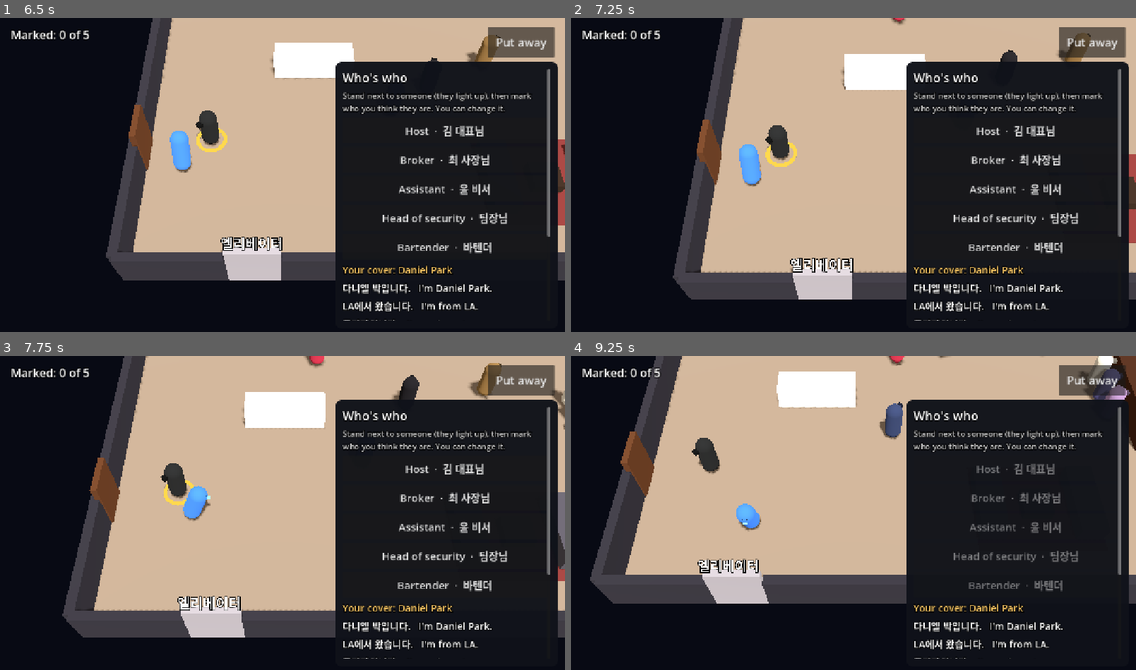
Above: before the commit, frames 1-4 (two rows, left to right).
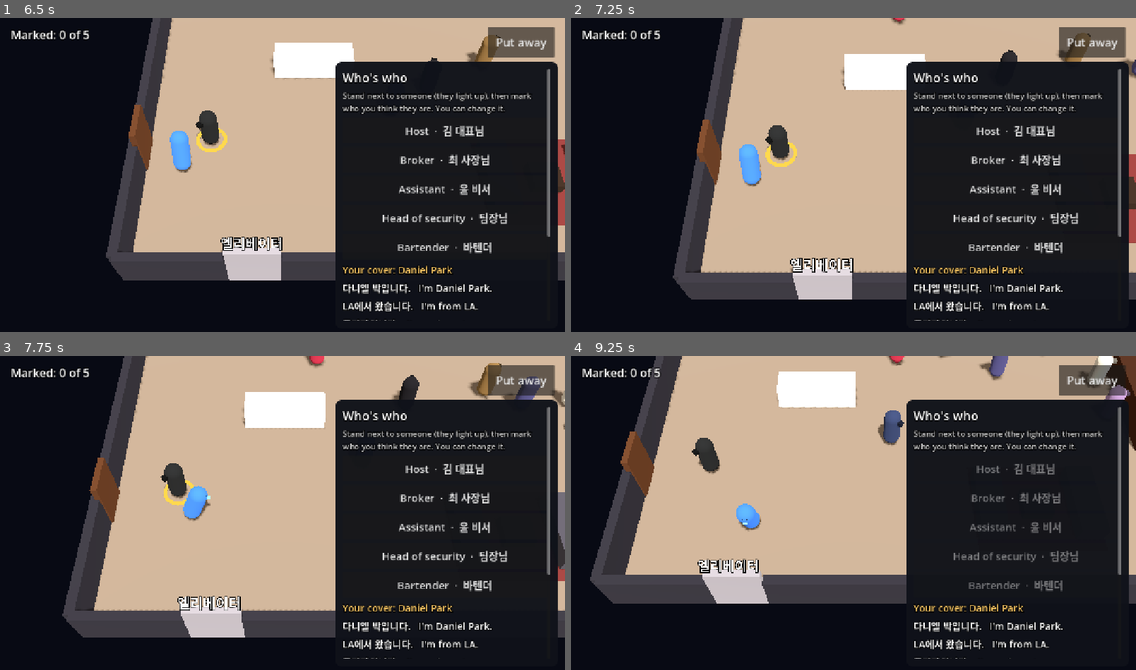
Above: after the commit, the same moments.

Repository: Kopus123/tal
Game: Godot game, scene res://gala.tscn
Two runs of this game, one before a commit and one after it. Both use one fixed random seed, a clock stepped at 60 frames per second and the inputs below. This scene is started directly instead of the project's main scene.
Inputs (mouse positions are in pixels of both pictures, inside the frame that each line leads up to):
- Up to frame 1 (6.5 s): click "Phone" at 0.5 s; move the mouse to (254, 240) at 1.27 s; hold W 1.28-2 s; click (254, 240) at 1.42 s; drag from (452, 225) to (254, 240) at 2.02 s; move the mouse to (113, 127) at 2.77 s; hold A 2.78-3.5 s; drag from (310, 178) to (113, 127) at 3.52 s; move the mouse to (197, 96) at 4.27 s; hold S 4.28-5 s; drag from (406, 162) to (197, 96) at 5.02 s; move the mouse to (169, 193) at 5.77 s; hold W from 5.78 s (still down); click (169, 193) at 5.92 s
- Up to frame 2 (7.25 s): release W at 6.5 s; drag from (910, 105) to (740, 193) at 6.52 s
- Up to frame 3 (7.75 s): move the mouse to (254, 578) at 7.27 s; hold D from 7.28 s (still down)
- Up to frame 4 (9.25 s): release D at 8 s; drag from (1023, 563) to (825, 578) at 8.02 s; move the mouse to (684, 465) at 8.77 s; hold S from 8.78 s (still down)

Frame 1 is identical in both runs. In frame 2, less than 0.1% of the frame differs, in the area x 96-100%, y 12-20%; in frame 3, 0.3%; in frame 4, 0.8%, in the area x 54-99%, y 0-29%.

Commit message:
Spy box 1.3.0: doubt in steps (curious looks you over, doubtful walks over to check you, alarmed tells security); guests-only small talk fixes silent host/broker lines
Co-Authored-By: Claude Opus 5.5 <noreply@anthropic.com>

Diff:
--- a/spy/gala.gd
+++ b/spy/gala.gd
@@ -47,7 +47,7 @@
 	"g_invited": ["저 분, 김 대표님이 초대하셨대요.", "CEO Kim invited him, apparently."],
 	"g_parents": ["저 분, 부모님이 부산 분이시래요.", "His parents are from Busan, apparently."],
 	"g_korean": ["저 분, 한국어 잘 못한대요.", "His Korean isn't good, apparently."], "g_twice": ["저 분, 두 번 왔대요.", "He's been here twice, apparently."],
-	"g_odd": ["저 분, 좀 이상해요.", "That man's a bit odd."], "r_really": ["아, 그래요?", "Oh, really?"],
+	"g_odd": ["저 분, 좀 이상해요.", "That man's a bit odd."], "al_sec": ["팀장님, 저 분 좀 보세요.", "Team leader, keep an eye on that man."], "r_really": ["아, 그래요?", "Oh, really?"],
 }
 const CHECK := {   # "I heard you're…?": they check what someone told them
 	"name": "다니엘 박 씨라고요?", "from": "LA에서 오셨다고요?", "job": "투자자시라고요?", "stay": "일주일 계신다고요?",
@@ -250,8 +250,8 @@
 	var tag := _sign("", 30, Vector3(0, -0.15, 0), b); tag.modulate = Color(1, 0.85, 0.3); tag.visible = false
 	var role := id if id in ROLES else "guest"
 	var p := {"id": id, "role": role, "body": b, "look": look, "audio": au, "ko": ko, "tag": tag, "spot": "", "slot": -1,
-		"timer": randf_range(2.0, 12.0), "veer": 0.0, "veer_t": 0.0, "busy": false, "leaving": false, "gone": false, "glance": 0.0,
-		"pic": {"met": false, "told": [], "second": [], "ok": false, "wary": false}}   # their picture of you
+		"timer": randf_range(2.0, 12.0), "veer": 0.0, "veer_t": 0.0, "coming": false, "came": false, "errand": false, "goto": Vector3.ZERO, "come_t": 0.0, "busy": false, "leaving": false, "gone": false, "glance": 0.0,
+		"pic": {"met": false, "told": [], "second": [], "ok": false, "wary": false, "doubt": 0, "checked": false, "told_sec": false}}   # their picture of you
 	people.append(p)
 	if late:
 		b.position = ELEVATOR; _go(p, "elevator")
@@ -326,15 +326,16 @@
 
 func _walk(p: Dictionary, dt: float) -> void:   # straight there, or veer round whatever's in the way
 	var b: CharacterBody3D = p.body
-	var to := _slot_pos(p.spot, p.slot) - b.position; to.y = 0
-	if to.length() < 0.2:
+	var dest: Vector3 = p.goto if p.coming else _slot_pos(p.spot, p.slot)
+	var to := dest - b.position; to.y = 0
+	if to.length() < 0.2 and not p.coming:
 		b.velocity = Vector3.ZERO
 		var c: Vector3 = SPOTS[p.spot] if p.spot != "bar" else Vector3(8.0, 0, b.position.z)
 		if p.id == "bartender": c = Vector3(7.1, 0, -1.0)
 		var d := c - b.position
 		var mine := player.position - b.position; mine.y = 0
 		if p.glance > 0.0: d = mine                                                   # a look at you
-		elif p.glance < 0.0 or (p.pic.wary and mine.length() < 3.5): d = -mine        # their back to you
+		elif p.glance < 0.0 or (p.pic.doubt >= 2 and mine.length() < 3.5): d = -mine   # their back to you
 		if d.length() > 0.1: b.rotation.y = lerp_angle(b.rotation.y, atan2(-d.x, -d.z), 1.0 - exp(-5.0 * dt))
 		return
 	var dir := to.normalized()
@@ -357,6 +358,7 @@
 	for p in people.duplicate():
 		if p.gone: continue
 		p.glance = maxf(0.0, p.glance - dt) if p.glance > 0.0 else minf(0.0, p.glance + dt)
+		if p.coming or p.errand: continue   # on their way to you, or to security
 		if not p.busy: _walk(p, dt)
 		if p.leaving and p.spot == "elevator" and _at(p):   # into the lift and gone
 			p.gone = true; slots_taken.erase("%s:%d" % [p.spot, p.slot]); p.body.queue_free(); continue
@@ -409,7 +411,9 @@
 		# business stays private: not with a stranger standing right there, unless he or his people have taken to you
 		var stranger: bool = player.position.distance_to(SPOTS[spot]) < 4.0 and not (br and br[0].pic.ok) and not (asst and asst[0].pic.ok)
 		if talkers.size() >= 2:
-			talkers.shuffle(); var t: String = SMALL.pick_random()
+			talkers.shuffle()
+			var topics := SMALL if talkers[0].role == "guest" and talkers[1].role == "guest" else SMALL.filter(func(x): return x != "know")   # the host and the broker's people know everyone
+			var t: String = topics.pick_random()
 			out.append(["small", [[talkers[0], "sq_" + t], [talkers[1], "sa_" + t]]])
 		if host and guests:
 			var g = guests.pick_random()
@@ -438,16 +442,71 @@
 			if o == p or not (o.id in ASKERS): continue
 			if p.pic.wary and not o.pic.wary: out.append(["gossip", [[p, "g_odd"], [o, "r_really"]]])
 			for k in p.pic.told:
-				if not (k in o.pic.told) and not o.pic.wary: out.append(["gossip", [[p, "g_" + k], [o, "r_really"]]])
+				if not (k in o.pic.told) and o.pic.doubt < 2: out.append(["gossip", [[p, "g_" + k], [o, "r_really"]]])
 	return out
 
 
 func _spread(p: Dictionary, k: String) -> void:   # everyone standing there heard it
 	for o in people:
 		if o == p or o.gone or o.spot != p.spot: continue
-		if k == "odd": o.pic.wary = true; o.pic.ok = false
+		if k == "odd":
+			if o.pic.doubt == 0: _doubt(o, 1)   # hearsay makes them curious, no more
 		elif not (k in o.pic.told): o.pic.told.append(k); o.pic.second.append(k)
 		o.glance = 3.0   # and they all look over at you
+
+
+func _doubt(o: Dictionary, n: int) -> void:   # curious (1) · doubtful (2) · alarmed (3)
+	if not (o.id in ASKERS): return
+	o.pic.doubt = mini(3, o.pic.doubt + n); o.pic.wary = o.pic.doubt > 0; o.pic.ok = false
+
+
+func _doubters(dt: float) -> void:   # doubt shows in what people do
+	if done: return
+	var sec := _find("security")
+	for p in people:
+		if p.gone or p.leaving or not (p.id in ASKERS): continue
+		var d: int = p.pic.doubt
+		if p.coming:   # doubtful: they come over to check you
+			var gap: Vector3 = player.position - p.body.position; gap.y = 0
+			p.come_t -= dt
+			if d < 2 or p.come_t <= 0.0: _send_back(p); continue
+			if gap.length() > 1.3: p.goto = player.position; _walk(p, dt)
+			else:
+				p.body.velocity = Vector3.ZERO; p.body.rotation.y = atan2(-gap.x, -gap.z)
+				if asking.is_empty() and not ask_busy: _come_check(p)
+			continue
+		if p.busy: continue
+		if p.errand:
+			if not _at(p): _walk(p, dt)
+			elif d < 3 or p.pic.told_sec: p.errand = false
+		if d == 1 and _at(p) and p.glance == 0.0 and player.position.distance_to(p.body.position) < 6.0 and randf() < dt * 0.5:
+			p.glance = randf_range(1.0, 1.8)   # curious: they keep looking you over
+		if d == 2 and not p.pic.checked and asking.is_empty() and _at(p):
+			p.coming = true; p.come_t = 20.0
+			slots_taken.erase("%s:%d" % [p.spot, p.slot]); p.slot = -1
+		if d >= 3 and not p.pic.told_sec and sec and _at(p):   # alarmed: they tell security
+			if p.spot != sec.spot:
+				if _has_room(sec.spot): _go(p, sec.spot); p.errand = true
+			elif _at(sec) and not sec.busy:
+				p.pic.told_sec = true; p.errand = false
+				_talk("alarm", [[p, "al_sec"], [sec, "r_yes"]])
+
+
+func _come_check(p: Dictionary) -> void:   # "so you're from LA?" — something they heard, or something you said
+	p.coming = false; p.came = true; p.pic.checked = true
+	var k: String
+	if p.pic.second: k = p.pic.second.pick_random()
+	elif p.pic.told: k = p.pic.told.pick_random()
+	else: k = CHECK.keys().pick_random()
+	reactions.append("came")
+	_ask(p, [p], k)
+
+
+func _send_back(p: Dictionary) -> void:   # back to the party
+	p.coming = false; p.slot = -1
+	for sp in [_pick_spot(p)] + GUEST_SPOTS:
+		if _has_room(sp): _go(p, sp); break
+	p.errand = true; p.timer = randf_range(10.0, 18.0)
 
 
 func _maybe_talk() -> void:
@@ -495,6 +554,9 @@
 		while is_instance_valid(p.body) and p.audio.playing: await get_tree().process_frame
 		p["line"] = ""
 		if l[1].begins_with("g_") and not p.gone: _spread(p, l[1].trim_prefix("g_"))
+		if l[1] == "al_sec":   # security looks your way, and so does everyone there
+			for o in people:
+				if not o.gone and o.spot == p.spot: o.glance = 4.0
 		await get_tree().create_timer(0.45).timeout
 	for p in who: p.busy = false
 	talks -= 1
@@ -509,7 +571,8 @@
 		for p in people:
 			if p.gone or p.busy: continue
 			p.glance = maxf(0.0, p.glance - dt) if p.glance > 0.0 else minf(0.0, p.glance + dt)
-			if _at(p): _walk(p, dt)
+			if _at(p) and not p.coming and not p.errand: _walk(p, dt)
+	_doubters(dt)
 	if done: return
 	var dir := Vector2.ZERO
 	if Input.is_physical_key_pressed(KEY_A) or Input.is_physical_key_pressed(KEY_LEFT): dir.x -= 1
@@ -719,9 +782,12 @@
 func _react(spot: String) -> void:
 	var m := people.filter(func(o): return not o.gone and not o.leaving and o.spot == spot)
 	if m.is_empty(): return
-	if m.any(func(o): return o.pic.wary):   # someone here has doubts about you: backs turn, voices drop
+	if m.any(func(o): return o.pic.doubt >= 2):   # someone here doubts you: backs turn, voices drop
 		for o in m: o.glance = -4.0
 		reactions.append("cold"); return
+	if m.any(func(o): return o.pic.doubt == 1):   # curious about you: they look you over, nobody asks
+		for o in m.filter(func(o): return o.pic.doubt == 1 and not o.busy): o.glance = 2.5
+		reactions.append("look"); return
 	var fresh := m.filter(func(o): return not o.pic.met and o.id in ASKERS and not o.busy)
 	var r := randf()
 	if fresh and r < 0.65:
@@ -893,12 +959,13 @@
 		if how == "good" and not (k in o.pic.told): o.pic.told.append(k)
 		if how == "good": o.pic.second.erase(k)   # now they heard it from you
 		if how == "good" and not ask_phone: o.pic.ok = true
-		if how != "good": o.pic.wary = true; o.pic.ok = false
+		if how != "good": _doubt(o, 2 if how == "differ" and o == who else 1)
 	reactions.append("answer_" + how)
 	if how == "good": await _line(who, "x_ok" if not ask_phone else "x_cool")
 	elif how == "differ": await _line(who, "x_differ")
 	elif how != "walked": await _line(who, "x_cool")
 	who.busy = false; ask_busy = false
+	if who.came: who.came = false; _send_back(who)
 	if how != "good":
 		for o in ask_group: o.glance = -3.0   # they turn back to each other
 
@@ -950,7 +1017,7 @@
 
 
 func _reset_pics() -> void:
-	for p in people: p.pic = {"met": false, "told": [], "second": [], "ok": false, "wary": false}
+	for p in people: p.pic = {"met": false, "told": [], "second": [], "ok": false, "wary": false, "doubt": 0, "checked": false, "told_sec": false}
 
 
 func _guest_group() -> Array:   # a guest, and whoever's with them (everyone put in their places first)
@@ -959,7 +1026,7 @@
 	var gs := people.filter(func(o): return o.role == "guest" and not o.gone and not o.leaving and o.spot != "elevator")
 	gs.shuffle()
 	var p: Dictionary = gs[0]
-	return people.filter(func(o): return not o.gone and o.spot == p.spot)
+	return [p] + people.filter(func(o): return not o.gone and o.spot == p.spot and o != p)   # the guest first
 
 
 func _facing_away(p: Dictionary) -> bool:
@@ -990,8 +1057,11 @@
 	_check(asst.ko.text == LINES.b1[0], "right beside them you can make out 사장님, 손님이 기다리세요")
 	_check(people.all(func(p): return not p.has("en")), "and there's no English over anyone, ever")
 	await _shot("g2_close")
-	await _put(asst.body.position.lerp(br.body.position, 0.5) + Vector3(0, 0, 3.2)); await _secs(0.1)
-	_check(asst.ko.text == "" and br.ko.text == "", "a couple of steps back: no words on screen, you only hear them")
+	for off in [Vector3(0, 0, 3.2), Vector3(0, 0, -3.2), Vector3(3.2, 0, 0), Vector3(-3.2, 0, 0), Vector3(2.4, 0, 2.4), Vector3(-2.4, 0, -2.4)]:
+		await _put(asst.body.position.lerp(br.body.position, 0.5) + off)   # somewhere you actually fit, a few steps back
+		if player.position.distance_to(asst.body.position) > 2.4 and player.position.distance_to(br.body.position) > 2.4: break
+	await _secs(0.1)
+	_check(asst.ko.text == "" and br.ko.text == "", "a couple of steps back: no words on screen, you only hear them (%.1f m, '%s' '%s')" % [player.position.distance_to(asst.body.position), asst.ko.text, br.ko.text])
 	_check(asst.audio.attenuation_filter_db < -10.0, "and voices go muffled with distance")
 	while asst.busy: await _secs(0.1)
 	await _put(Vector3(-0.5, 0, 6.3))
@@ -1073,13 +1143,34 @@
 	_check(g.pic.wary and not g.pic.ok and played.has(_vk(g) + "_x_cool"), "a wrong answer: 아... 네. and they're wary of you now")
 	await _secs(1.5)
 	_check(g.audio.volume_db < -6.0, "wary of you: they lower their voices when you're near")
-	await _secs(3.5)
-	while g.busy: await _secs(0.1)   # (they may be telling someone about you)
-	await _secs(1.0)
-	_check(_facing_away(g), "and keep their back to you")
+	_check(g.pic.doubt == 1, "one slip: curious, not more")
+	var looked := false
+	for i in 160:
+		await _secs(0.1)
+		if not g.busy and not _facing_away(g) and g.glance > 0.0: looked = true; break
+	_check(looked, "curious: they keep looking you over")
 	reacted.clear(); reactions.clear(); _react(g.spot)
-	_check(reactions == ["cold"], "go back to that group: nobody asks, they turn away")
+	_check(reactions == ["look"], "go back to that group: they look you over, nobody asks")
 	await _shot("g6_wary")
+	# a second slip: doubtful, and they come to you
+	await _put(Vector3(-0.5, 0, 6.3)); await _secs(0.2)
+	_doubt(g, 1)
+	reacted.clear(); reactions.clear(); _react(g.spot)
+	_check(reactions == ["cold"], "doubtful: that group turns their backs")
+	var came := false
+	for i in 150:
+		await _secs(0.1)
+		if asking == g: came = true; break
+	_check(came and ask_check and player.position.distance_to(g.body.position) < 1.8, "and they walk over to you to check: %s (%s %s check=%s %.1f m, %s)" % [ask_label.text, g.id, str(g.pic), ask_check, player.position.distance_to(g.body.position), str(reactions)])
+	await _wait_free()
+	picked = [["yn", 1]]; await _say_it(); await _secs(0.2); await _wait_free()
+	_check(g.pic.doubt == 3, "fail their check: alarmed")
+	var told := false
+	for i in 250:
+		await _secs(0.1)
+		if played.has(_vk(g) + "_al_sec"): told = true; break
+	_check(told, "alarmed: they go and tell security, 팀장님, 저 분 좀 보세요")
+	_check(not g.coming, "and the one who came over goes back to the party")
 	# silence
 	_reset_pics(); for p in people: p.glance = 0.0
 	await _put(Vector3(-0.5, 0, 6.3))
Not shown, changed: spy/export_presets.cfg
Not shown, added: spy/voice/gala/assistant_al_sec.mp3.import
Not shown, added: spy/voice/gala/broker_al_sec.mp3.import
Not shown, added: spy/voice/gala/g1_al_sec.mp3.import
Not shown, added: spy/voice/gala/g2_al_sec.mp3.import
Not shown, added: spy/voice/gala/g3_al_sec.mp3.import
Not shown, added: spy/voice/gala/g4_al_sec.mp3.import
Not shown, added: spy/voice/gala/g5_al_sec.mp3.import
Not shown, added: spy/voice/gala/g6_al_sec.mp3.import
Not shown, added: spy/voice/gala/host_al_sec.mp3.import
Not shown, added: spy/voice/gala/assistant_al_sec.mp3
Not shown, added: spy/voice/gala/broker_al_sec.mp3
(and 7 more such lines)
